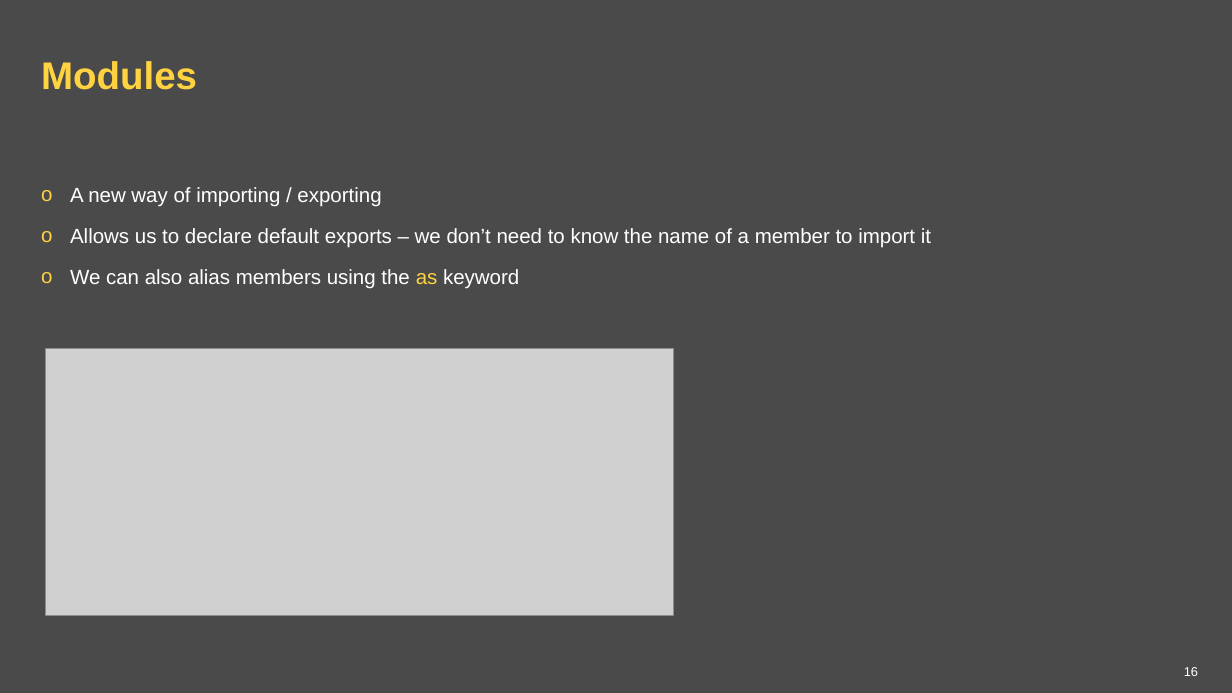
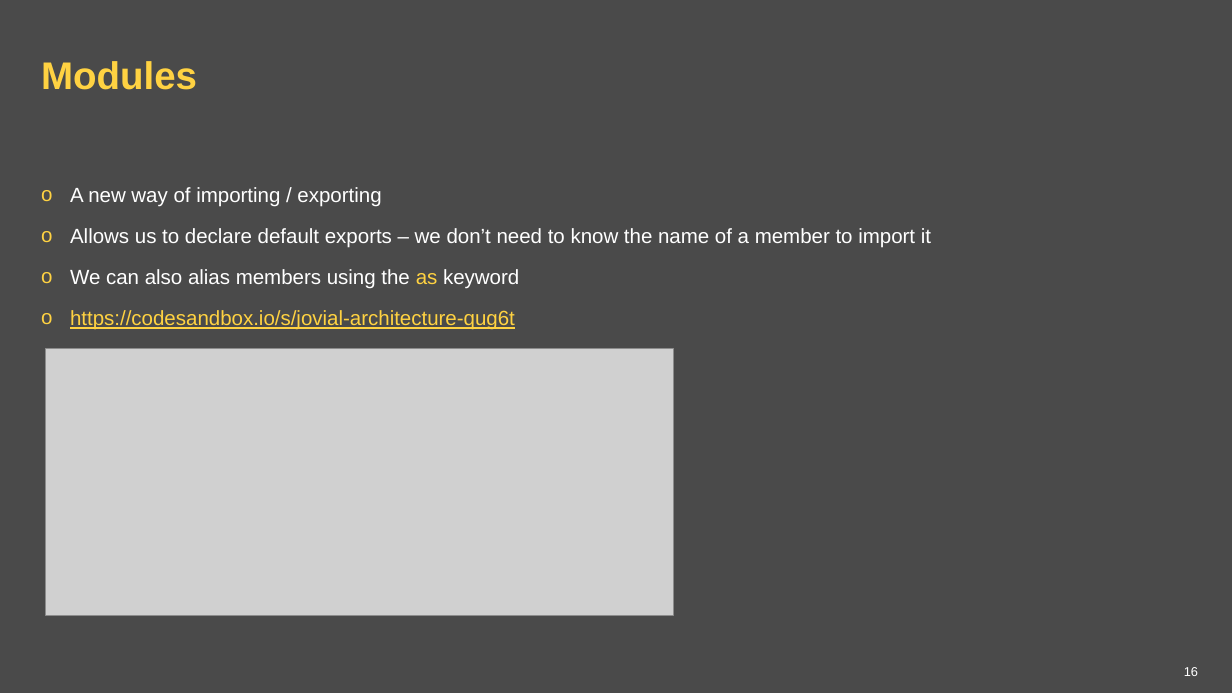
Before and after one commit to ppuzio/react-course-examples, a slide deck: slide 16 of React BEST course.pptx. Drawn at 1232x693 pixels with LibreOffice and Linux fonts; fonts in the diff are those of the drawing; grey boxes stand for pictures; background and template pictures are left out. Boxes give left, top, right and bottom in pixels: in the first picture for what was removed or moved away, otherwise in the second. Text is boxed around its words. In the diff, an @@ line names an element or a change of style, - is before the commit and + after.

```diff
--- a/React BEST course.pptx
+++ b/React BEST course.pptx
@@ text at [70, 310, 515, 330]: paragraph added @@
+o https://codesandbox.io/s/jovial-architecture-qug6t
```
Also in this commit, not shown: 1 other slide changed.
